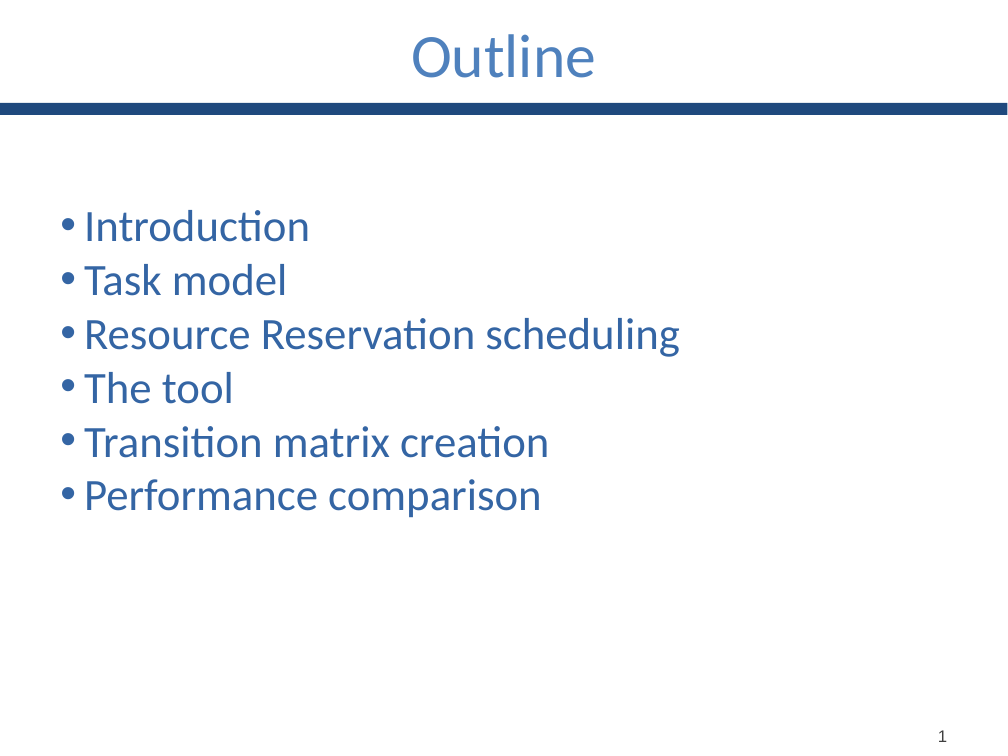
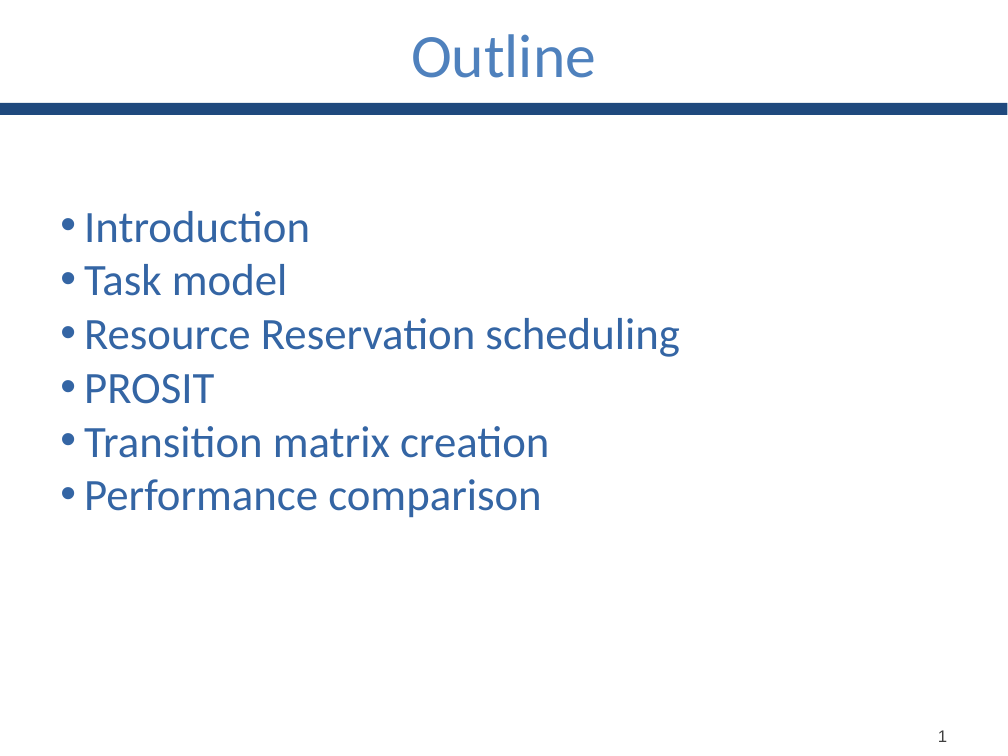
Before and after one commit to GianlucaBortoli/bachelorThesis, a slide deck: slide 2 of slides/slides.pptx. Drawn at 1008x756 pixels with LibreOffice and Linux fonts; fonts in the diff are those of the drawing. Boxes give left, top, right and bottom in pixels: in the first picture for what was removed or moved away, otherwise in the second. Text is boxed around its words. In the diff, an @@ line names an element or a change of style, - is before the commit and + after.

```diff
--- a/slides/slides.pptx
+++ b/slides/slides.pptx
@@ text at [84,374,214,404]: text changed @@
-• The tool
+• PROSIT
```
Also in this commit, not shown: 6 other slides changed, 4 slides added, 3 slides removed.
